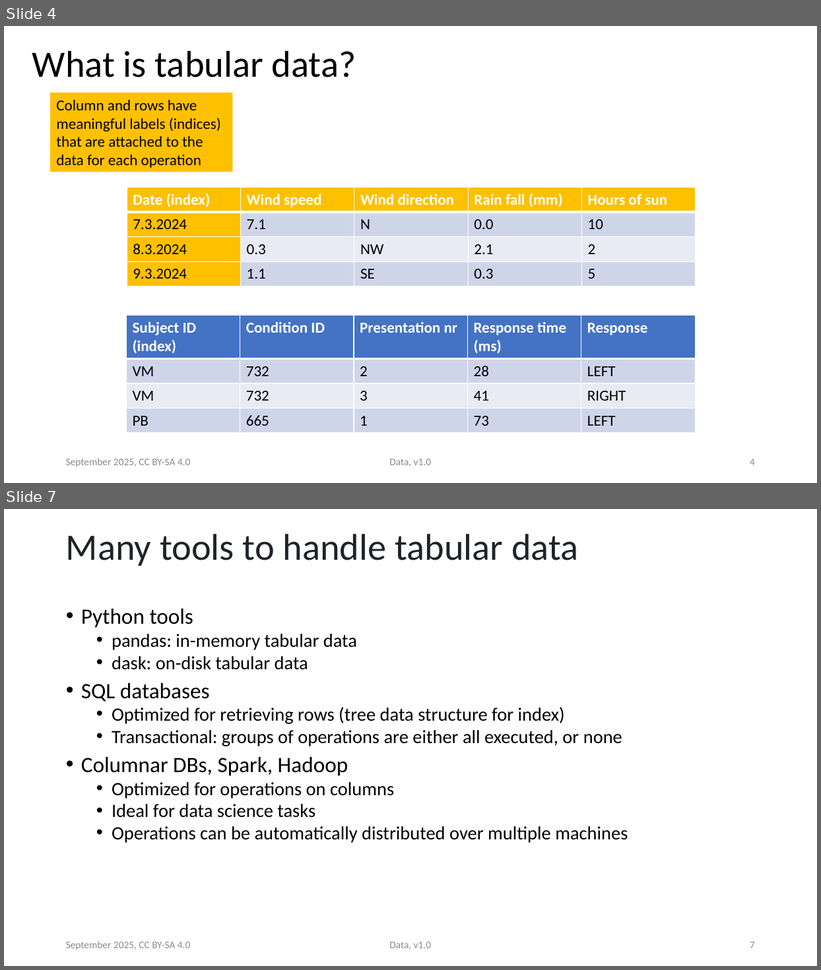
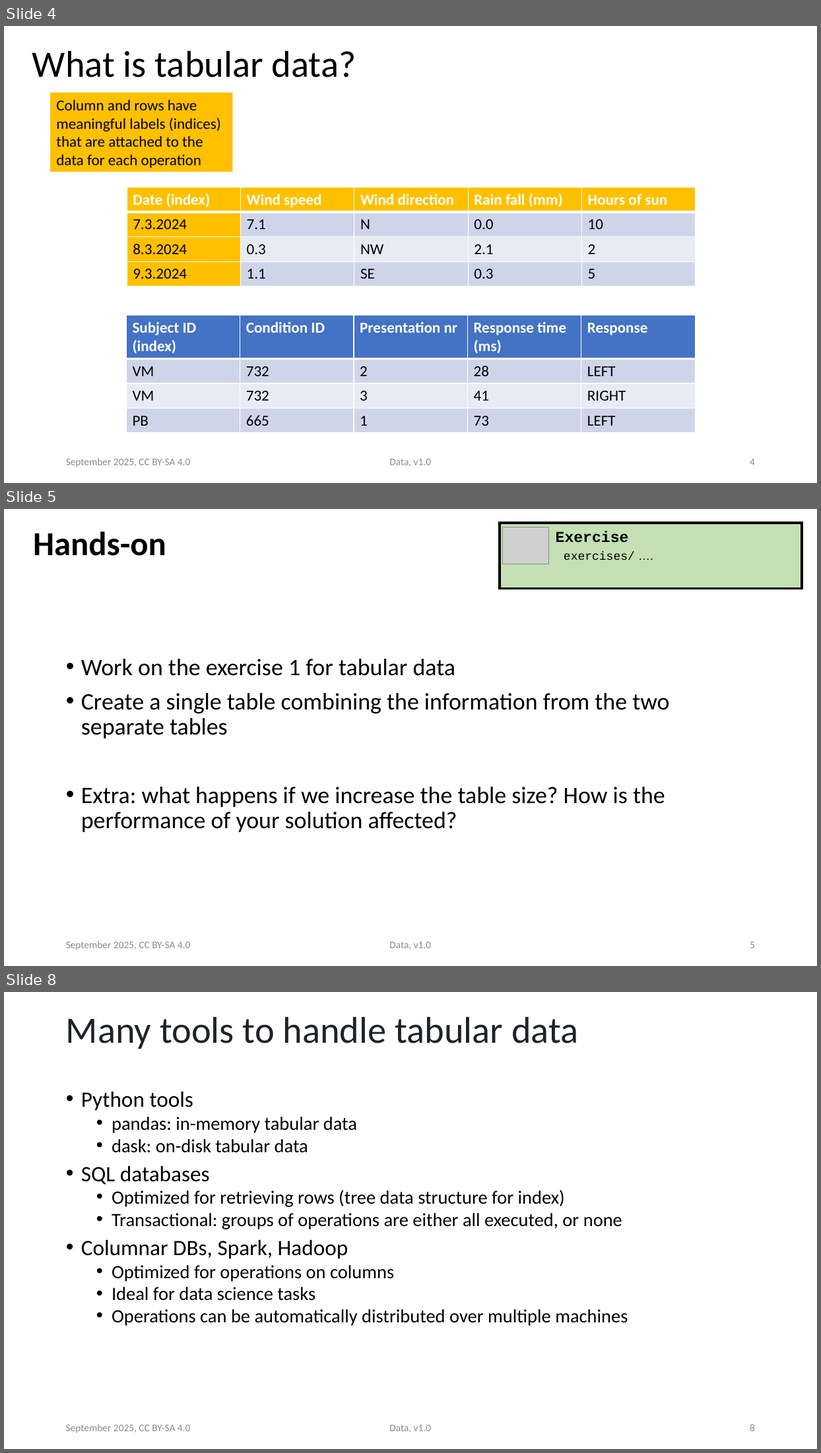
Before and after one commit to ASPP/data_class, a slide deck: tabular_data.pptx. Shown one above the other, each under a label of ours: slides 4 and 7 before the commit, slides 4, 5 and 8 after it; the slides between them are not shown. The pictures are 821x970 and 821x1453 pixels, drawn with LibreOffice and Linux fonts; fonts in the diff are those of the drawing; grey boxes stand for pictures. Boxes give left, top, right and bottom in pixels: in the first picture for what was removed or moved away, otherwise in the second. Text is boxed around its words. In the diff, an @@ line names an element or a change of style, - is before the commit and + after.

Commit message:
clean exercises and solutions join and split-apply-combine

```diff
--- a/tabular_data.pptx
+++ b/tabular_data.pptx
@@ slide 5 added at (4,509,817,966), background #FFFFFF @@
@@ rectangle added at (499,523,802,589), fill #C5E0B4, outline #000000 3 pt @@
@@ picture added at (502,527,548,564) @@
@@ title added at (33,531,166,556), 39.6 pt, text #000000, bold @@
+Hands-on
@@ text added at (556,531,629,543), 18 pt, text #000000, bold @@
+Exercise
@@ text added at (564,551,635,560), 14 pt, text #000000 @@
+exercises/ ….
@@ text added at (81,659,669,832), 28 pt, text #000000 @@
+• Work on the exercise 1 for tabular data
+• Create a single table combining the information from the two separate tables
+• Extra: what happens if we increase the table size? How is the performance of your solution affected?
@@ text added at (66,941,190,950), 12 pt, text #8B8B8B @@
+September 2025, CC BY-SA 4.0
@@ text added at (389,942,431,950), 12 pt, text #8B8B8B @@
+Data, v1.0
@@ page number added at (750,942,755,949), 12 pt, text #8B8B8B @@
+5
@@ what was slide 7 is now slide 8 @@
@@ page number at (750,1424,755,1432): text changed @@
-7
+8
```
Also in this commit, not shown: 2 slides changed, 12 other files.
